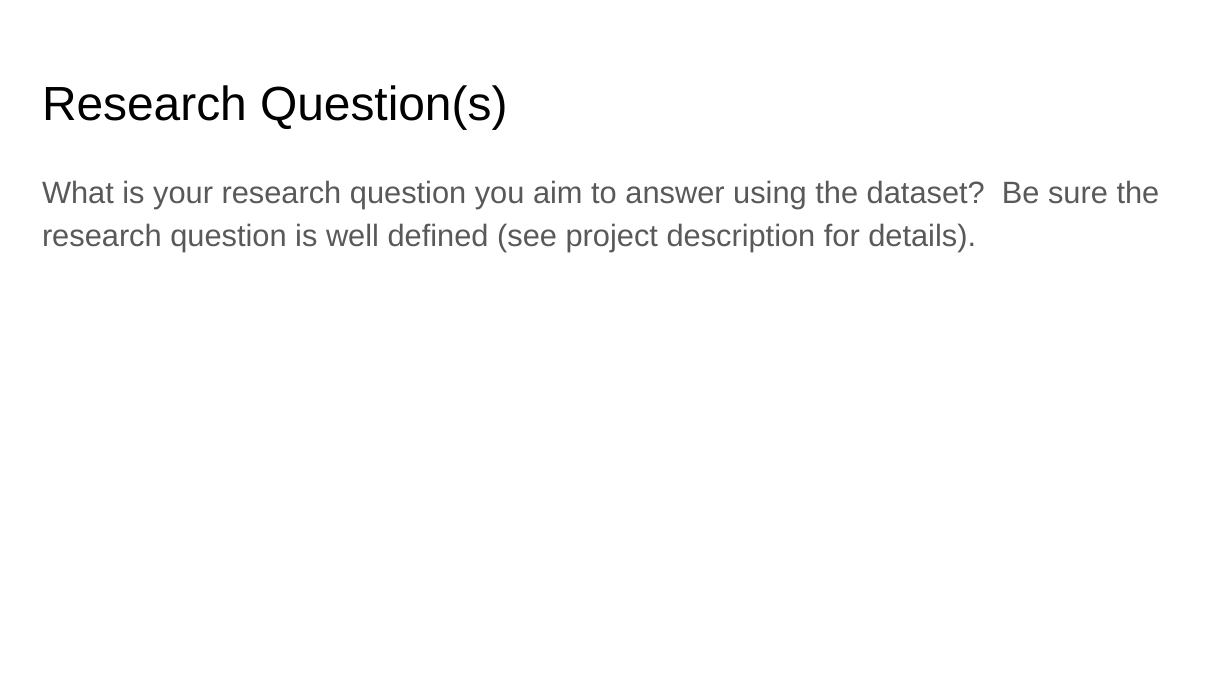
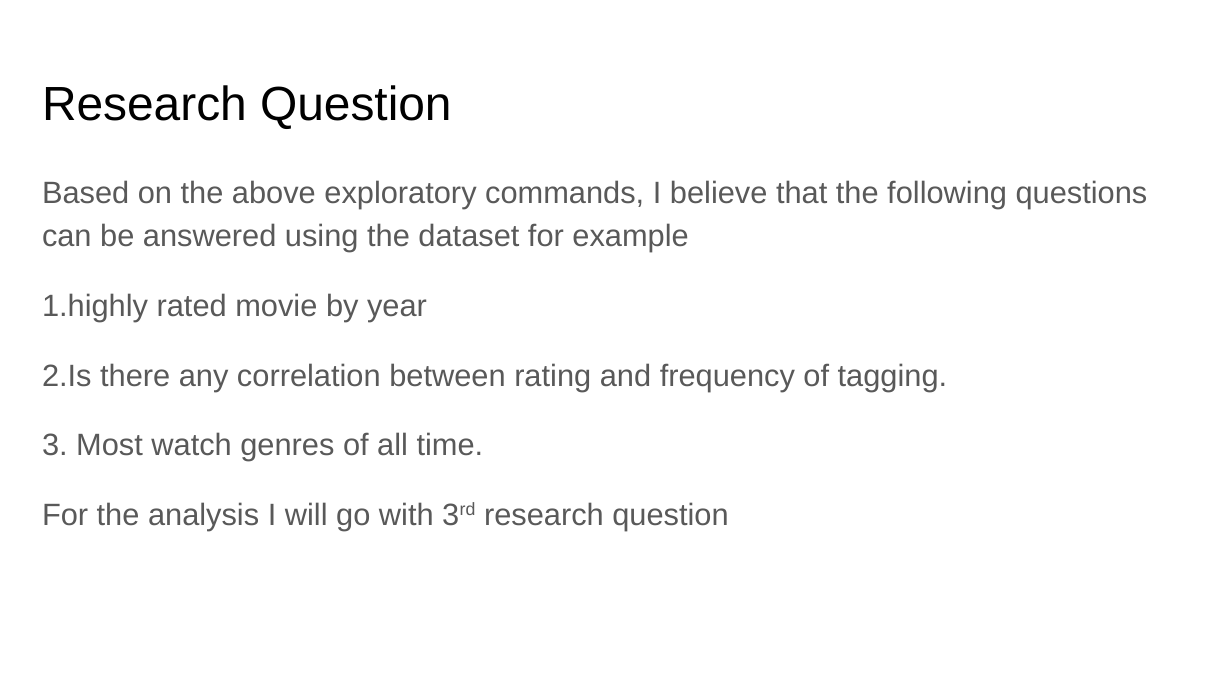
Before and after one commit to AkanchhaChoudhary/UCSanDiegoX-s-Data-Science-MicroMasters, a slide deck: slide 6 of Python_for_Data_Science/week-6/Copy of DSE 200X_ Mini Project Presentation Template.pptx (slide 4 before the commit). Drawn at 1232x693 pixels with LibreOffice and Linux fonts; fonts in the diff are those of the drawing. Boxes give left, top, right and bottom in pixels: in the first picture for what was removed or moved away, otherwise in the second. Text is boxed around its words. In the diff, an @@ line names an element or a change of style, - is before the commit and + after.

```diff
--- a/Python_for_Data_Science/week-6/Copy of DSE 200X_ Mini Project Presentation Template.pptx
+++ b/Python_for_Data_Science/week-6/Copy of DSE 200X_ Mini Project Presentation Template.pptx
@@ title at [42,85,452,129]: text changed @@
-Research Question(s)
+Research Question
@@ text at [42,180,1148,531]: text changed @@
-What is your research question you aim to answer using the dataset? Be sure the research question is well defined (see project description for details).
+Based on the above exploratory commands, I believe that the following questions can be answered using the dataset for example
+1.highly rated movie by year
+2.Is there any correlation between rating and frequency of tagging.
+3. Most watch genres of all time.
+For the analysis I will go with 3rd research question
```
Also in this commit, not shown: 11 slides added, 5 slides removed, 4 other files.
